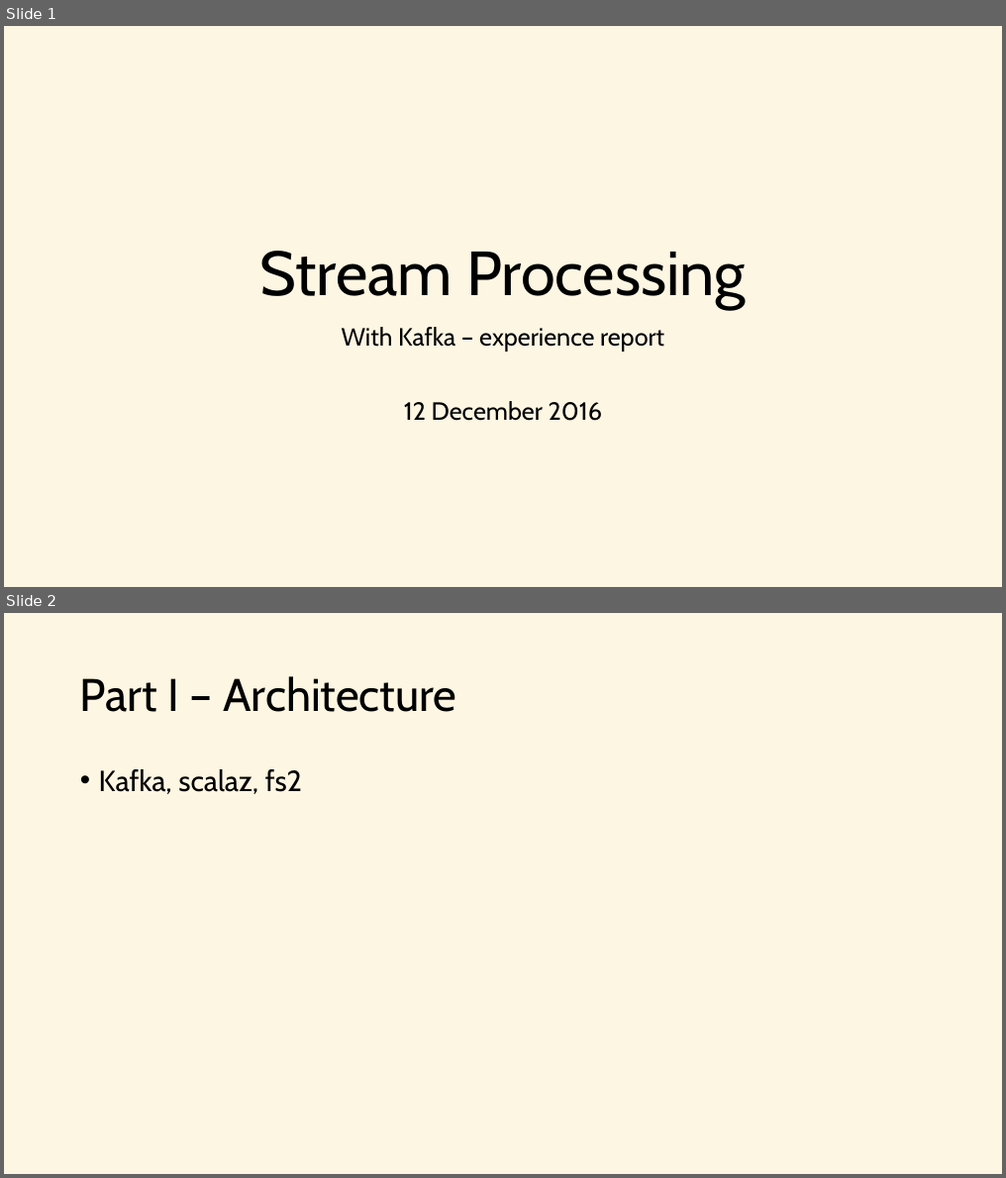
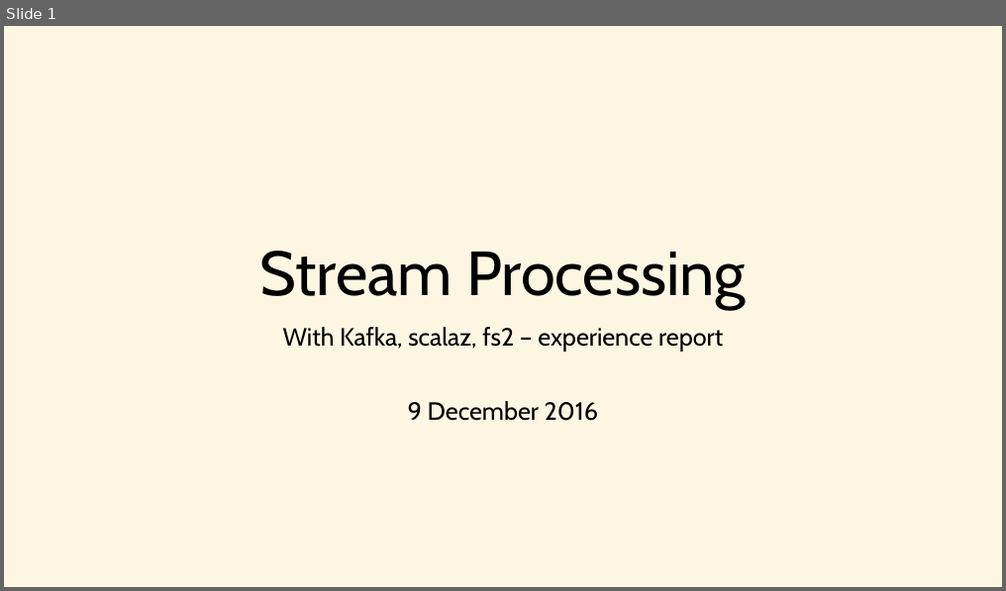
Before and after one commit to j-mueller/talks, a slide deck: 2016-12-scala-exchange/stream-processing.pptx. Shown one above the other, each under a label of ours: slides 1 and 2 before the commit, slide 1 after it. The pictures are 1006x1178 and 1006x591 pixels, drawn with LibreOffice and Linux fonts; fonts in the diff are those of the drawing. Boxes give left, top, right and bottom in pixels: in the first picture for what was removed or moved away, otherwise in the second. Text is boxed around its words. In the diff, an @@ line names an element or a change of style, - is before the commit and + after.

Commit message:
Add slides for scala exchange

```diff
--- a/2016-12-scala-exchange/stream-processing.pptx
+++ b/2016-12-scala-exchange/stream-processing.pptx
@@ slide 2 removed at (x1=4, y1=613, x2=1002, y2=1174), background #FDF6E3 @@
@@ title removed at (x1=80, y1=676, x2=456, y2=712) @@
-Part I – Architecture
@@ text removed at (x1=99, y1=769, x2=302, y2=794) @@
-• Kafka, scalaz, fs2
@@ slide 1 changed as well @@
@@ subtitle at (x1=283, y1=327, x2=723, y2=421): text changed @@
-With Kafka – experience report
-12 December 2016
+With Kafka, scalaz, fs2 – experience report
+9 December 2016
```
Also in this commit, not shown: 2 other slides changed, 18 slides added, 2 other files.
